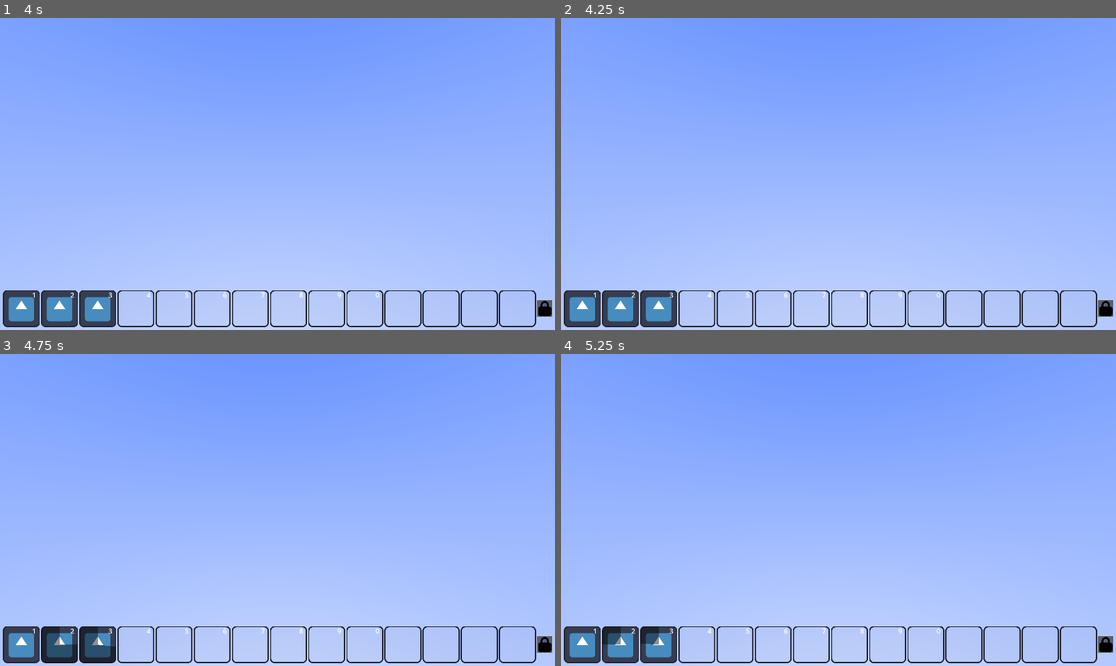
Above: before the commit, frames 1-4 (two rows, left to right).
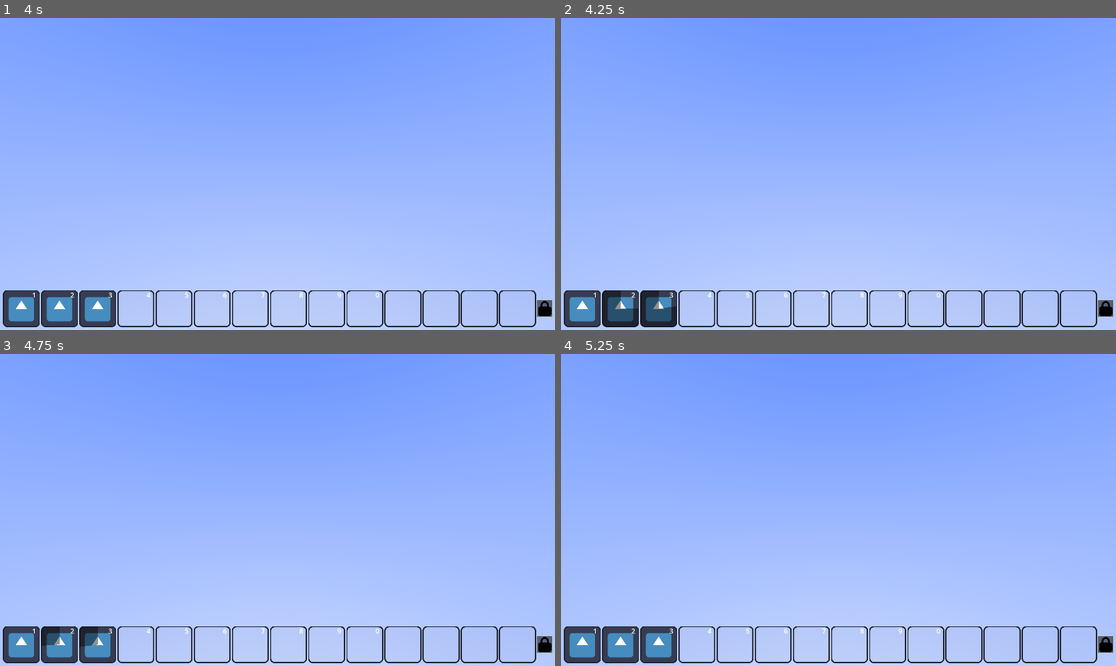
Above: after the commit, the same moments.

Repository: telmotrooper/mephistos-wrath
Game: Godot game, scene res://main.tscn
Same seed, same stepped clock (60 frames per second), same inputs: the game is played once before the commit and once after it. The engine's default icon, where the game draws it, is replaced by a stand-in: a white triangle on a blue panel in a dark square.
Inputs (mouse positions are in pixels of both pictures, inside the frame that each line leads up to):
- Up to frame 1 (4 s): click (543, 308) at 0.5 s; click (543, 308) at 1.25 s; click (543, 308) at 2 s; tap Enter at 2.75 s; drag from (22, 308) to (333, 105) at 2.77 s; tap Space at 3.5 s; drag from (61, 308) to (249, 236) at 3.52 s
- Up to frame 2 (4.25 s): no input
- Up to frame 3 (4.75 s): move the mouse to (99, 644) at 4.27 s; click (99, 644) at 4.42 s
- Up to frame 4 (5.25 s): drag from (694, 644) to (672, 463) at 5.02 s

Frame 1 is identical in both runs. In frame 2, 1.1% of the frame differs, in the area x 7-21%, y 87-100%; in frame 3, 0.7%; in frame 4, 0.3%.

Commit message:
Lock button prevents skills from being dragged

Diff:
--- a/ability_button.gd
+++ b/ability_button.gd
@@ -39,6 +39,8 @@
 		spin()
 
 func _get_drag_data(_at_position: Vector2) -> Variant:
+	if GameState.ability_bar_locked:
+		return null
 	return self
 
 func _can_drop_data(_at_position: Vector2, data: Variant) -> bool:
--- /dev/null
+++ b/autoload/game_state.gd
@@ -0,0 +1,3 @@
+extends Node
+
+var ability_bar_locked := false
--- a/lock_button.gd
+++ b/lock_button.gd
@@ -7,6 +7,7 @@
 
 func _on_pressed() -> void:
 	locked = not locked
+	GameState.ability_bar_locked = locked
 	update_icon()
 
 func update_icon() -> void:
--- a/project.godot
+++ b/project.godot
@@ -16,6 +16,10 @@
 boot_splash/bg_color=Color(0, 0, 0, 1)
 boot_splash/show_image=false
 config/icon="res://icon.svg"
+
+[autoload]
+
+GameState="*res://autoload/game_state.gd"
 
 [display]
 
